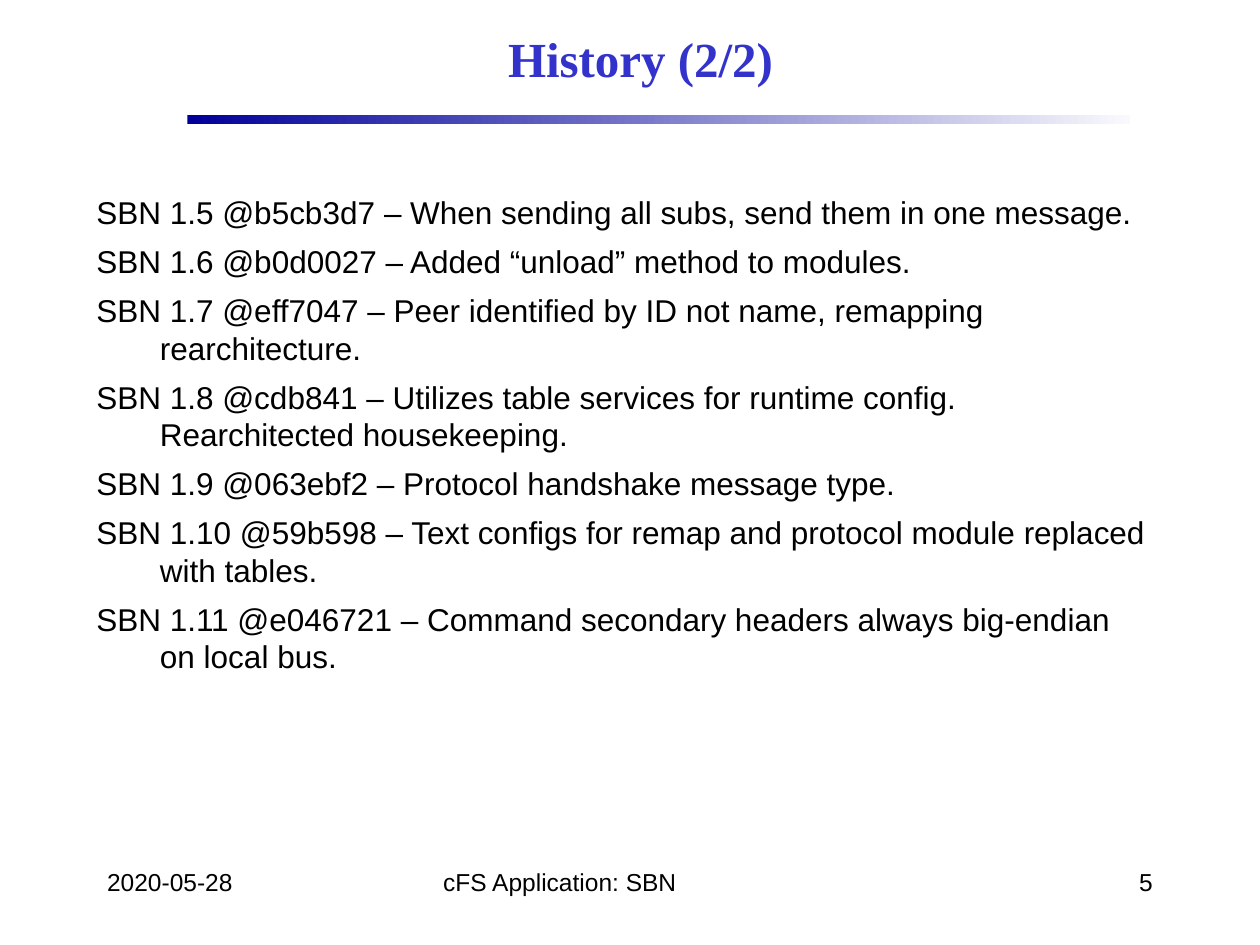
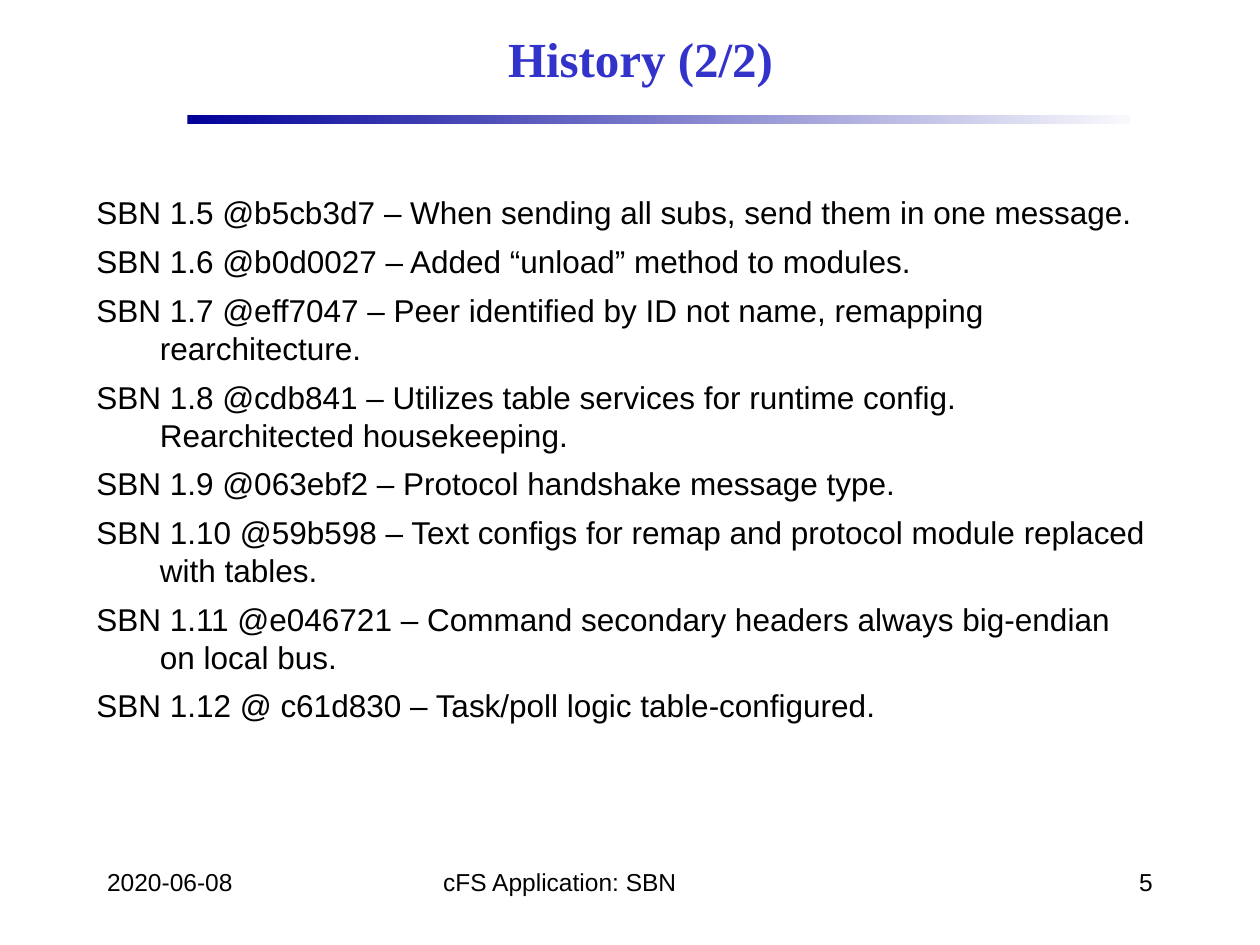
Before and after one commit to nasa/SBN, a slide deck: slide 5 of doc/SBN_Design.pptx. Drawn at 1260x945 pixels with LibreOffice and Linux fonts; fonts in the diff are those of the drawing; background and template pictures are left out. Boxes give left, top, right and bottom in pixels: in the first picture for what was removed or moved away, otherwise in the second. Text is boxed around its words. In the diff, an @@ line names an element or a change of style, - is before the commit and + after.

```diff
--- a/doc/SBN_Design.pptx
+++ b/doc/SBN_Design.pptx
@@ text at bbox=[96, 694, 875, 723]: paragraph added @@
+SBN 1.12 @ c61d830 – Task/poll logic table-configured.
@@ text at bbox=[107, 874, 232, 892]: text changed @@
-2020-05-28
+2020-06-08
```
Also in this commit, not shown: 19 other slides changed.
